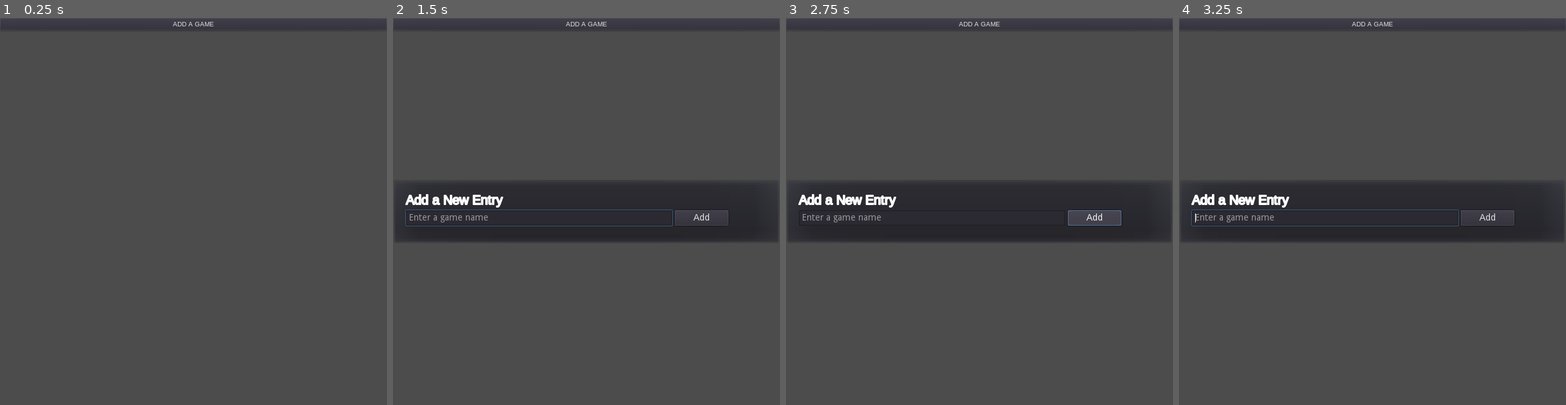
Above: before the commit, frames 1-4 (left to right).
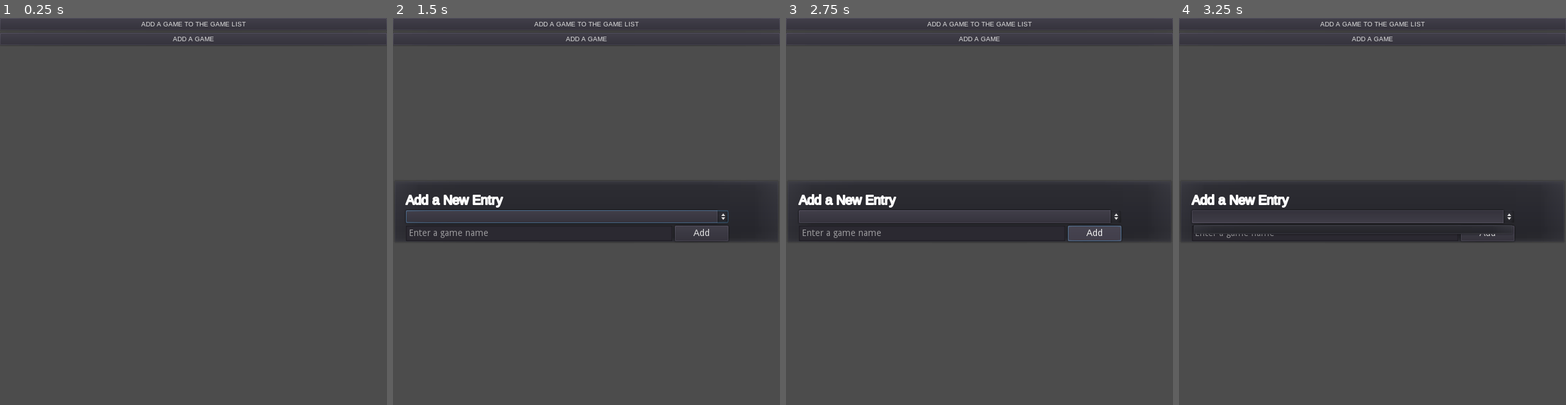
Above: after the commit, the same moments.

Repository: KTGoldwolf/game-journal
Game: Godot game, scene res://ui-component/simple/SimpleGameList.tscn
The game is run twice, just before and just after one commit, with the same random seed, the same clock (stepped at 60 frames per second) and the same inputs. Before the commit the project has no main scene; this scene is started directly in both runs.
Inputs (mouse positions are in pixels of both pictures, inside the frame that each line leads up to):
- Up to frame 1 (0.25 s): no input
- Up to frame 2 (1.5 s): click "ADD A GAME" at 0.5 s; click (586, 25) at 1.25 s, where only the run after the commit has a clickable "ADD A GAME TO THE GAME LIST"
- Up to frame 3 (2.75 s): click "Add" at 2 s
- Up to frame 4 (3.25 s): click (1353, 215) at 2.77 s

The runs differ from the first frame. In frame 1, 0.4% of the frame differs, in the area x 5-95%, y 1-7%; in frame 2, 1.7%; in frame 3, 1.8%, in the area x 3-95%, y 1-58%; in frame 4, 1.3%.

Commit message:
Store game list in a local json file

Diff:
--- a/project.godot
+++ b/project.godot
@@ -39,7 +39,12 @@
 [application]
 
 config/name="game-journal"
+run/main_scene="res://ui-component/simple/SimpleGameList.tscn"
 config/icon="res://icon.png"
+
+[autoload]
+
+GameStore="*res://scripts/GameStore.gd"
 
 [display]
 
--- /dev/null
+++ b/scripts/AddGameStorePopup.gd
@@ -0,0 +1,19 @@
+extends PopupDialog
+
+signal AddGameToStore(newGame)
+
+onready var newGameNameInput : LineEdit = $VBoxContainer/GameStoreNameInput
+onready var newGameStudioInput : LineEdit = $VBoxContainer/GameStoreStudioInput
+
+# Called when the node enters the scene tree for the first time.
+func _ready() -> void:
+	pass # Replace with function body.
+
+func _on_NewGameButton_pressed() -> void:
+	if newGameNameInput.text != "":
+		if newGameStudioInput.text != "":
+			var newGame = Game.new(newGameNameInput.text, newGameStudioInput.text)
+			emit_signal("AddGameToStore", newGame)
+			newGameNameInput.text = ""
+			newGameStudioInput.text = ""
+			hide()
--- a/scripts/Game.gd
+++ b/scripts/Game.gd
@@ -1,3 +1,15 @@
 class_name Game
 var gameName: String
 var studioName: String
+
+func _init(newGameName:String, newStudioName:String) -> void:
+	gameName = newGameName
+	studioName = newStudioName
+
+func toJson():
+	var jsonDict = "{\"gameName\": \""
+	jsonDict += gameName
+	jsonDict +="\",\"studioName\": \""
+	jsonDict += studioName
+	jsonDict += "\"}"
+	return jsonDict
--- /dev/null
+++ b/scripts/GameStore.gd
@@ -0,0 +1,49 @@
+extends Node
+
+var _gameList = []
+
+#Save to appdata/roaming/godot/project-name
+const SAVE_DATA_PATH = "user://game_list.json"
+
+func _ready() -> void:
+	readGameListFromFile()
+
+func addGame(newGame : Game):
+	# don't add game if an exact match is already in the list
+	for game in _gameList:
+		if newGame.gameName == game.gameName:
+			return
+	var newGameDict = {
+		"gameName": newGame.gameName,
+		"studioName": newGame.studioName
+		}
+	_gameList.append(newGameDict)
+	saveGameListToFile()
+
+func getGameList():
+	return _gameList
+
+# File Functions
+func saveGameListToFile() -> void:
+  #var json_string = to_json(_gameList)
+	var json_string : String = "["
+	var first = true
+	for game in _gameList:
+		if not first:
+			json_string += ","
+		json_string += JSON.print(game)
+		#json_string += game.toJson()
+		first = false
+	json_string += "]"
+	var save_file = File.new()
+	save_file.open(SAVE_DATA_PATH, File.WRITE)
+	save_file.store_line(json_string)
+	save_file.close()
+
+func readGameListFromFile() -> void:
+	var save_file = File.new()
+	if not save_file.file_exists(SAVE_DATA_PATH):
+		return
+	save_file.open(SAVE_DATA_PATH, File.READ)
+	var savedGameListData = JSON.parse(save_file.get_as_text())
+	_gameList = savedGameListData.result
--- a/scripts/simple/AddGamePopup.gd
+++ b/scripts/simple/AddGamePopup.gd
@@ -4,10 +4,18 @@
 
 onready var newGameNameButton = $VBoxContainer/HBoxContainer/NewGameButton
 onready var newGameNameInput : LineEdit = $VBoxContainer/HBoxContainer/NewGameNameInput
+onready var gameOptions : OptionButton = $VBoxContainer/GameOptionsInput
 
 func _ready() -> void:
-	pass # Replace with function body.
+	connect("about_to_show", self, "onShow")
 
+# called immediately before the popup is rendered
+# refresh the gamelist to the latest
+func onShow() -> void:
+	var gameList = GameStore.getGameList()
+	print(gameList)
+	for game in gameList:
+		gameOptions.add_item(game.gameName + "-" + game.studioName)
 
 func _on_NewGameButton_pressed() -> void:
 	if newGameNameInput.text != "":
--- a/scripts/simple/SimpleGameList.gd
+++ b/scripts/simple/SimpleGameList.gd
@@ -2,15 +2,23 @@
 
 export var SimpleGameName : PackedScene = preload("res://ui-component/simple/SimpleGameName.tscn")
 onready var addGamePopup = $AddGamePopup
+onready var addGameStorePopup = $AddGameStorePopup
 onready var gameNameListContainer = $CenterContainer/ScrollContainer/GameNameListContainer
 
 func _ready() -> void:
 	addGamePopup.connect("AddGameEntry", self, "addNewGame")
+	addGameStorePopup.connect("AddGameToStore", self, "addNewGameToStore")
 
 func addNewGame(newGameName) -> void:
 	var newGame = SimpleGameName.instance()
 	newGame.initData(newGameName)
 	gameNameListContainer.add_child(newGame)
 
+func addNewGameToStore(newGame) -> void:
+	GameStore.addGame(newGame)
+
 func _on_AddGameButton_pressed() -> void:
 	addGamePopup.popup_centered()
+
+func _on_AddGameToGameStoreButton_pressed() -> void:
+	addGameStorePopup.popup_centered()
--- a/scripts/simple/SimpleGameName.gd
+++ b/scripts/simple/SimpleGameName.gd
@@ -1,4 +1,4 @@
-extends CenterContainer
+extends Container
 
 func initData(gameName: String) -> void:
 	var gameNameLabel : Label = $GameNameContainer/GameNameLabel
--- a/ui-component/simple/SimpleGameList.tscn
+++ b/ui-component/simple/SimpleGameList.tscn
@@ -1,15 +1,16 @@
-[gd_scene load_steps=7 format=2]
+[gd_scene load_steps=8 format=2]
 
 [ext_resource path="res://fonts/ButtonFont.tres" type="DynamicFont" id=1]
 [ext_resource path="res://scripts/simple/SimpleGameList.gd" type="Script" id=2]
 [ext_resource path="res://fonts/ArimoHeader.tres" type="DynamicFont" id=3]
 [ext_resource path="res://scripts/simple/AddGamePopup.gd" type="Script" id=4]
+[ext_resource path="res://scripts/AddGameStorePopup.gd" type="Script" id=5]
 
-[sub_resource type="InputEventAction" id=3]
+[sub_resource type="InputEventAction" id=1]
 action = "ui_accept"
 
 [sub_resource type="ShortCut" id=2]
-shortcut = SubResource( 3 )
+shortcut = SubResource( 1 )
 
 [node name="SimpleGameList" type="Control"]
 anchor_right = 1.0
@@ -26,14 +27,21 @@
 "_edit_use_anchors_": false
 }
 
-[node name="AddGameButton" type="Button" parent="CenterContainer"]
+[node name="AddGameToGameStoreButton" type="Button" parent="CenterContainer"]
 margin_right = 600.0
 margin_bottom = 19.0
+custom_fonts/font = ExtResource( 1 )
+text = "ADD A GAME TO THE GAME LIST"
+
+[node name="AddGameButton" type="Button" parent="CenterContainer"]
+margin_top = 23.0
+margin_right = 600.0
+margin_bottom = 42.0
 custom_fonts/font = ExtResource( 1 )
 text = "ADD A GAME"
 
 [node name="ScrollContainer" type="ScrollContainer" parent="CenterContainer"]
-margin_top = 23.0
+margin_top = 46.0
 margin_right = 600.0
 margin_bottom = 600.0
 size_flags_vertical = 3
@@ -41,7 +49,6 @@
 [node name="GameNameListContainer" type="VBoxContainer" parent="CenterContainer/ScrollContainer"]
 
 [node name="AddGamePopup" type="PopupDialog" parent="."]
-visible = true
 anchor_right = 1.0
 margin_bottom = 100.0
 grow_horizontal = 2
@@ -68,10 +75,18 @@
 custom_fonts/font = ExtResource( 3 )
 text = "Add a New Entry"
 
-[node name="HBoxContainer" type="HBoxContainer" parent="AddGamePopup/VBoxContainer"]
+[node name="GameOptionsInput" type="OptionButton" parent="AddGamePopup/VBoxContainer"]
 margin_top = 28.0
 margin_right = 500.0
-margin_bottom = 52.0
+margin_bottom = 48.0
+__meta__ = {
+"_edit_use_anchors_": false
+}
+
+[node name="HBoxContainer" type="HBoxContainer" parent="AddGamePopup/VBoxContainer"]
+margin_top = 52.0
+margin_right = 500.0
+margin_bottom = 76.0
 __meta__ = {
 "_edit_use_anchors_": false
 }
@@ -93,5 +108,62 @@
 shortcut = SubResource( 2 )
 text = "Add"
 
+[node name="AddGameStorePopup" type="PopupDialog" parent="."]
+anchor_right = 1.0
+margin_bottom = 139.0
+grow_horizontal = 2
+grow_vertical = 2
+size_flags_vertical = 3
+popup_exclusive = true
+script = ExtResource( 5 )
+__meta__ = {
+"_edit_use_anchors_": false
+}
+
+[node name="VBoxContainer" type="VBoxContainer" parent="AddGameStorePopup"]
+margin_left = 20.0
+margin_top = 20.0
+margin_right = 520.0
+margin_bottom = 68.0
+size_flags_horizontal = 2
+__meta__ = {
+"_edit_use_anchors_": false
+}
+
+[node name="Label" type="Label" parent="AddGameStorePopup/VBoxContainer"]
+margin_right = 500.0
+margin_bottom = 24.0
+custom_fonts/font = ExtResource( 3 )
+text = "Add a New Entry to the Game Store"
+
+[node name="GameStoreNameInput" type="LineEdit" parent="AddGameStorePopup/VBoxContainer"]
+margin_top = 28.0
+margin_right = 500.0
+margin_bottom = 52.0
+grow_vertical = 0
+size_flags_horizontal = 3
+placeholder_text = "Enter a game name"
+caret_blink = true
+
+[node name="GameStoreStudioInput" type="LineEdit" parent="AddGameStorePopup/VBoxContainer"]
+margin_top = 56.0
+margin_right = 500.0
+margin_bottom = 80.0
+grow_vertical = 0
+size_flags_horizontal = 3
+placeholder_text = "Enter the creator's name"
+caret_blink = true
+
+[node name="NewGameButton" type="Button" parent="AddGameStorePopup/VBoxContainer"]
+margin_top = 84.0
+margin_right = 500.0
+margin_bottom = 104.0
+size_flags_horizontal = 3
+size_flags_stretch_ratio = 0.2
+shortcut = SubResource( 2 )
+text = "Add to Game Store"
+
+[connection signal="pressed" from="CenterContainer/AddGameToGameStoreButton" to="." method="_on_AddGameToGameStoreButton_pressed"]
 [connection signal="pressed" from="CenterContainer/AddGameButton" to="." method="_on_AddGameButton_pressed"]
 [connection signal="pressed" from="AddGamePopup/VBoxContainer/HBoxContainer/NewGameButton" to="AddGamePopup" method="_on_NewGameButton_pressed"]
+[connection signal="pressed" from="AddGameStorePopup/VBoxContainer/NewGameButton" to="AddGameStorePopup" method="_on_NewGameButton_pressed"]
--- a/ui-component/simple/SimpleGameName.tscn
+++ b/ui-component/simple/SimpleGameName.tscn
@@ -4,29 +4,24 @@
 [ext_resource path="res://fonts/GameTitle.tres" type="DynamicFont" id=2]
 [ext_resource path="res://scripts/simple/SimpleGameName.gd" type="Script" id=3]
 
-[node name="SimpleGameName" type="CenterContainer"]
+[node name="SimpleGameName" type="VBoxContainer"]
 anchor_right = 1.0
 anchor_bottom = 1.0
 script = ExtResource( 3 )
-__meta__ = {
-"_edit_use_anchors_": false
-}
 
 [node name="GameNameContainer" type="VBoxContainer" parent="."]
-margin_left = 177.0
-margin_top = 263.0
-margin_right = 422.0
-margin_bottom = 337.0
+margin_right = 600.0
+margin_bottom = 74.0
 
 [node name="GameNameLabel" type="Label" parent="GameNameContainer"]
-margin_right = 245.0
+margin_right = 600.0
 margin_bottom = 46.0
 custom_fonts/font = ExtResource( 2 )
 text = "GAME NAME"
 
 [node name="GameStudioLabel" type="Label" parent="GameNameContainer"]
 margin_top = 50.0
-margin_right = 245.0
+margin_right = 600.0
 margin_bottom = 74.0
 custom_fonts/font = ExtResource( 1 )
 text = "GAME STUDIO"
